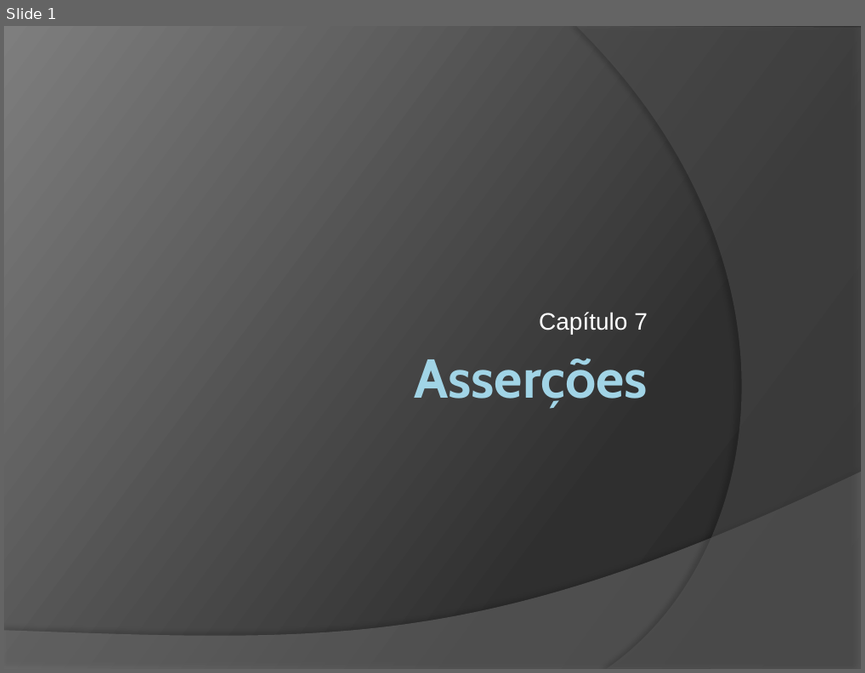
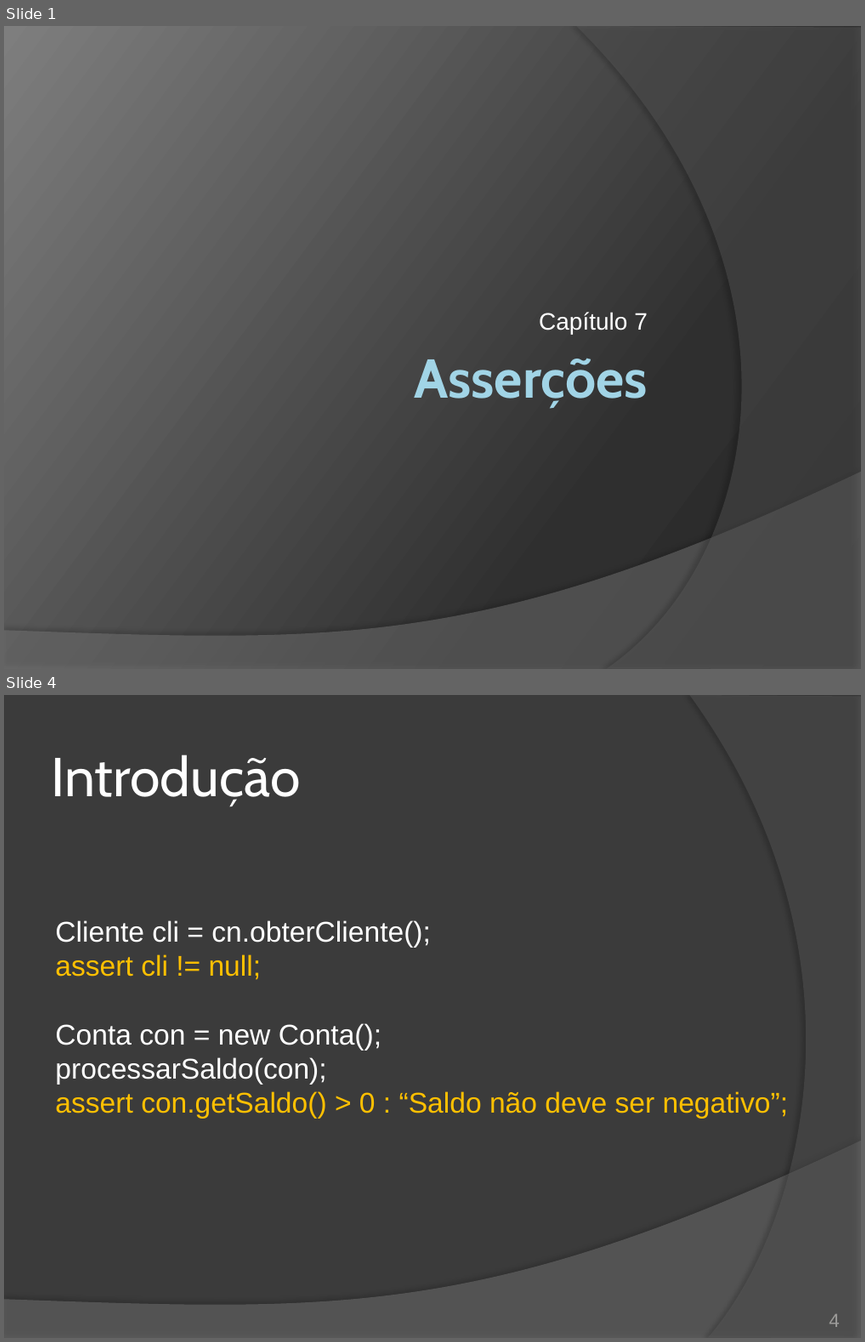
Before and after one commit to duchesqui/slzvieira-training, a slide deck: 2-Java-Programmer-Modulo-II/13.Capitulo07.pptx. Shown one above the other, each under a label of ours: slide 1 before the commit, slides 1 and 4 after it; the slides between them are not shown. The pictures are 865x673 and 865x1342 pixels, drawn with LibreOffice and Linux fonts; fonts in the diff are those of the drawing. Boxes give left, top, right and bottom in pixels: in the first picture for what was removed or moved away, otherwise in the second. Text is boxed around its words. In the diff, an @@ line names an element or a change of style, - is before the commit and + after.

```diff
--- a/2-Java-Programmer-Modulo-II/13.Capitulo07.pptx
+++ b/2-Java-Programmer-Modulo-II/13.Capitulo07.pptx
@@ slide 4 added at (4, 695, 861, 1338), background #3B3B3B; not listed: 1 template element that a slide beside it also shows @@
@@ freeform shape added at (689, 695, 861, 1338), fill #5E5E5E at 40% opacity @@
@@ title added at (51, 755, 300, 807), 46 pt, text #FFFFFF @@
+Introdução
@@ text added at (55, 920, 788, 1118), 24 pt, text #FFFFFF @@
+Cliente cli = cn.obterCliente();
+assert cli != null;
+Conta con = new Conta();
+processarSaldo(con);
+assert con.getSaldo() > 0 : “Saldo não deve ser negativo”;
@@ page number added at (828, 1314, 839, 1327), 16 pt, text #9D9B9A @@
+4
```
Also in this commit, not shown: 4 slides changed, 6 other slides added, 2 slides removed, 2 other files.
